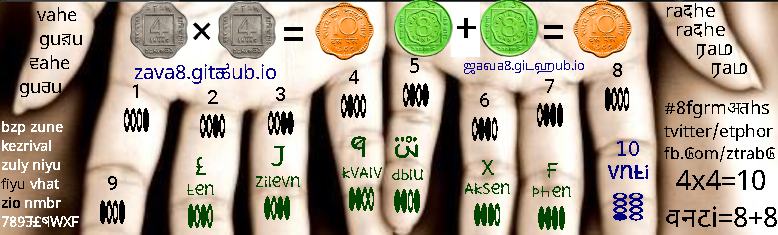
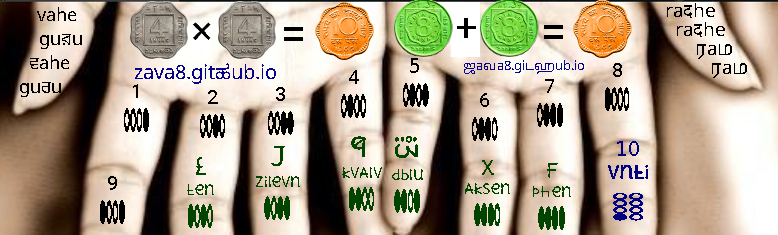
Revision of a layered 778×235 image; what changed, layer by layer:
removed layer "4x4=10 ..." over [666, 170, 777, 227]
removed layer "8fg" over [664, 100, 775, 162]
removed layer "bzp zune kezrival ..." over [1, 121, 79, 227]
